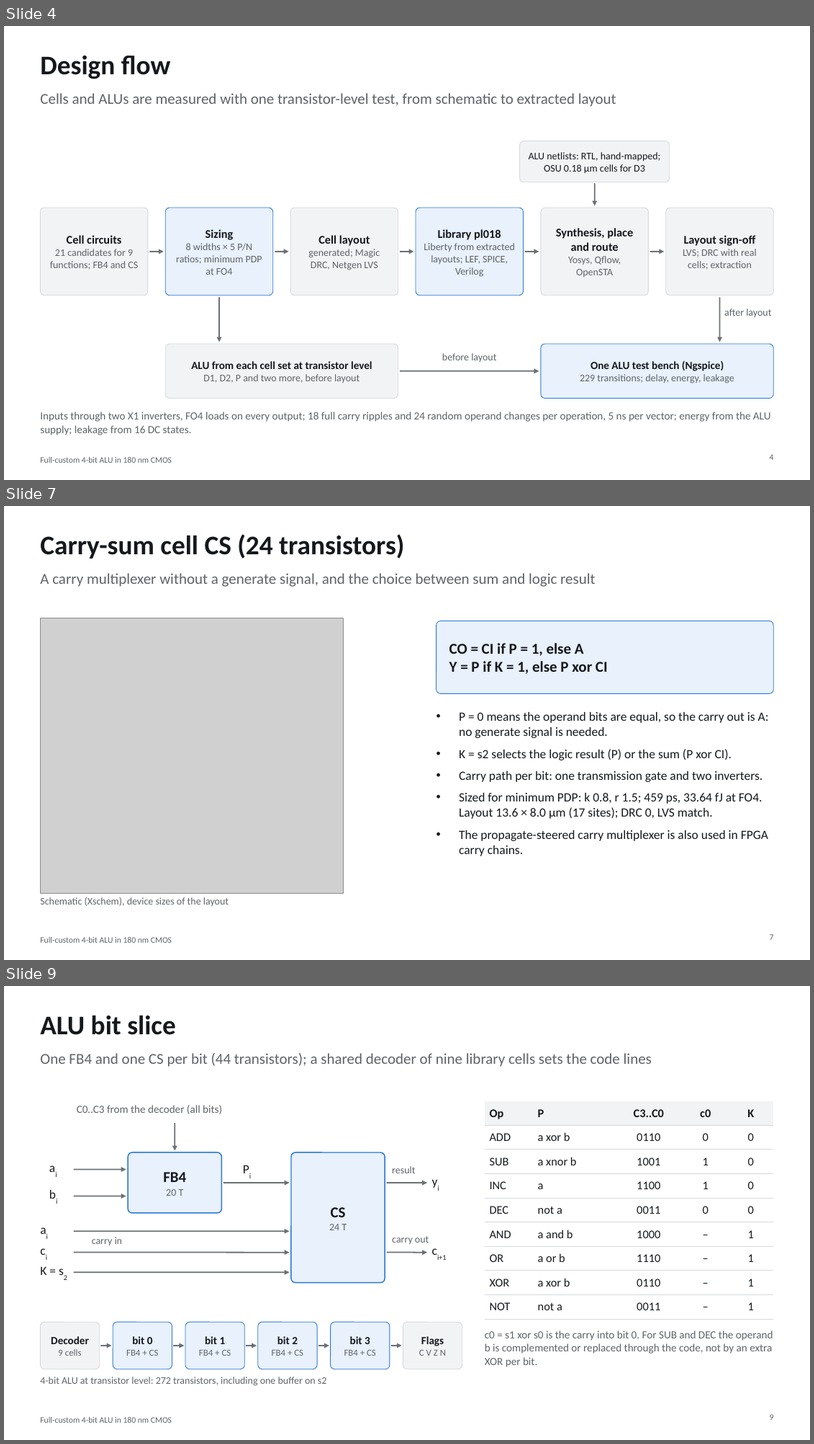
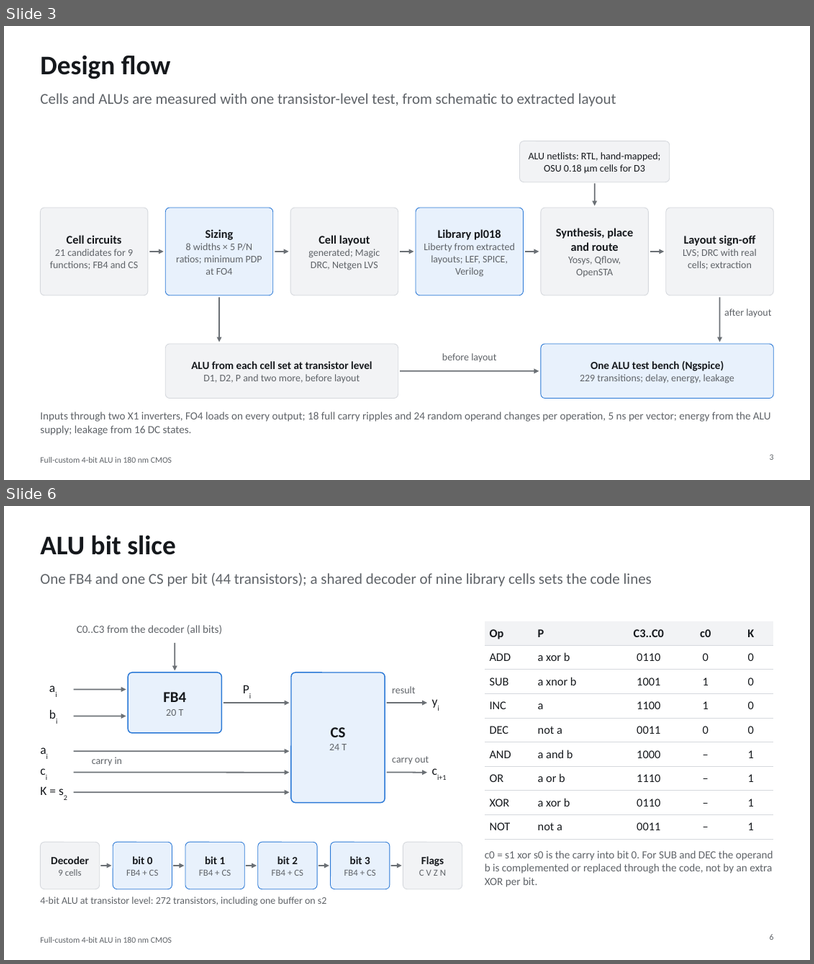
Before and after one commit to manshukgarg/alu-fullcustom-180nm, a slide deck: docs/presentation/ALU4_180nm_presentation.pptx. Shown one above the other, each under a label of ours: slides 4, 7 and 9 before the commit, slides 3 and 6 after it; the slides between them are not shown. The pictures are 814x1444 and 814x964 pixels, drawn with LibreOffice and Linux fonts; fonts in the diff are those of the drawing; grey boxes stand for pictures. Boxes give left, top, right and bottom in pixels: in the first picture for what was removed or moved away, otherwise in the second. Text is boxed around its words. In the diff, an @@ line names an element or a change of style, - is before the commit and + after.

```diff
--- a/docs/presentation/ALU4_180nm_presentation.pptx
+++ b/docs/presentation/ALU4_180nm_presentation.pptx
@@ slide 7 removed at box(4, 506, 810, 960), background #FFFFFF; not listed: 1 template element that a slide beside it also shows @@
@@ title removed at box(40, 534, 404, 559) @@
-Carry-sum cell CS (24 transistors)
@@ text removed at box(40, 573, 596, 587) @@
-A carry multiplexer without a generate signal, and the choice between sum and logic result
@@ picture removed at box(40, 618, 343, 893) @@
@@ rounded rectangle removed at box(437, 621, 774, 693) @@
-CO = CI if P = 1, else A
-Y = P if K = 1, else P xor CI
@@ text removed at box(459, 712, 769, 856) @@
-• P = 0 means the operand bits are equal, so the carry out is A: no generate signal is needed.
-• K = s2 selects the logic result (P) or the sum (P xor CI).
-• Carry path per bit: one transmission gate and two inverters.
-• Sized for minimum PDP: k 0.8, r 1.5; 459 ps, 33.64 fJ at FO4. Layout 13.6 × 8.0 µm (17 sites); DRC 0, LVS match.
-• The propagate-steered carry multiplexer is also used in FPGA carry chains.
@@ text removed at box(40, 897, 229, 906) @@
-Schematic (Xschem), device sizes of the layout
@@ page number removed at box(770, 934, 774, 939) @@
-7
@@ what was slide 4 is now slide 3 @@
@@ page number at box(770, 454, 774, 459): text changed @@
-4
+3
@@ what was slide 9 is now slide 6 @@
@@ page number at box(770, 934, 774, 939): text changed @@
-9
+6
```
Also in this commit, not shown: 3 slides changed, 2 slides added, 12 other slides removed, 1 other file.
